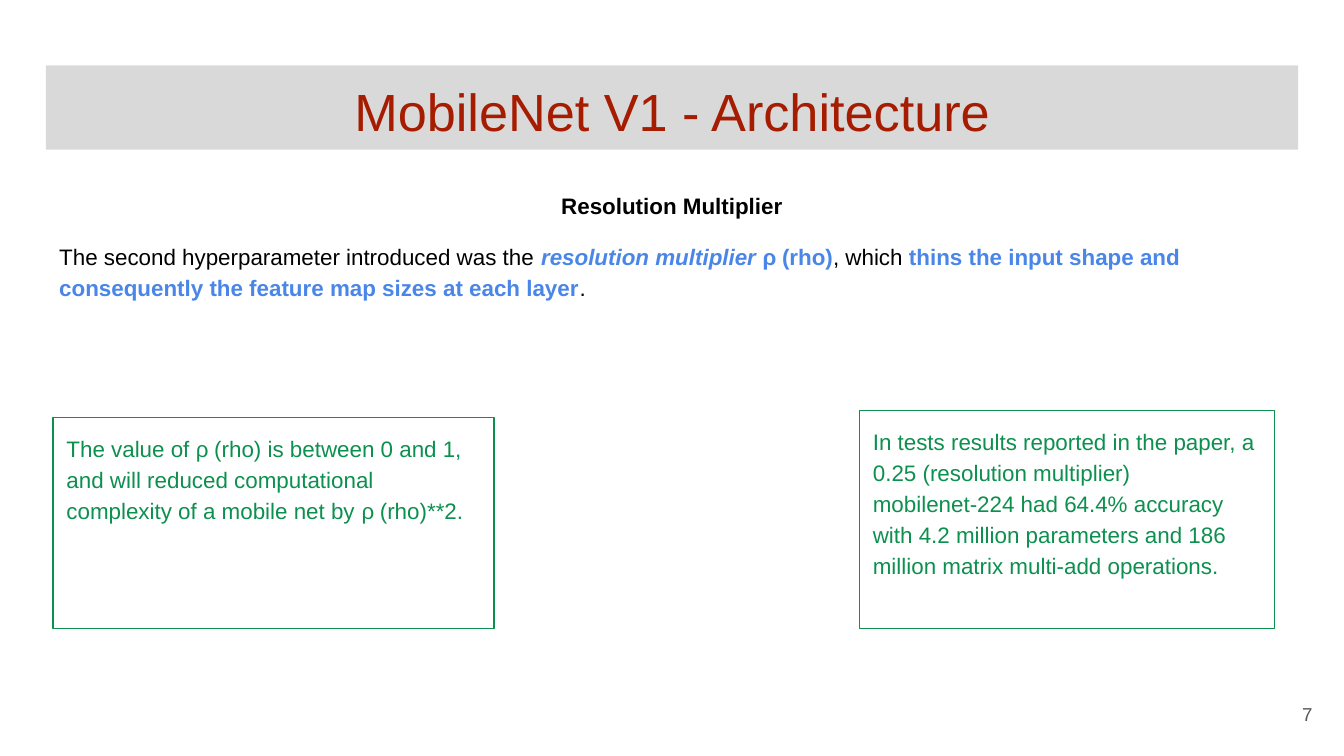
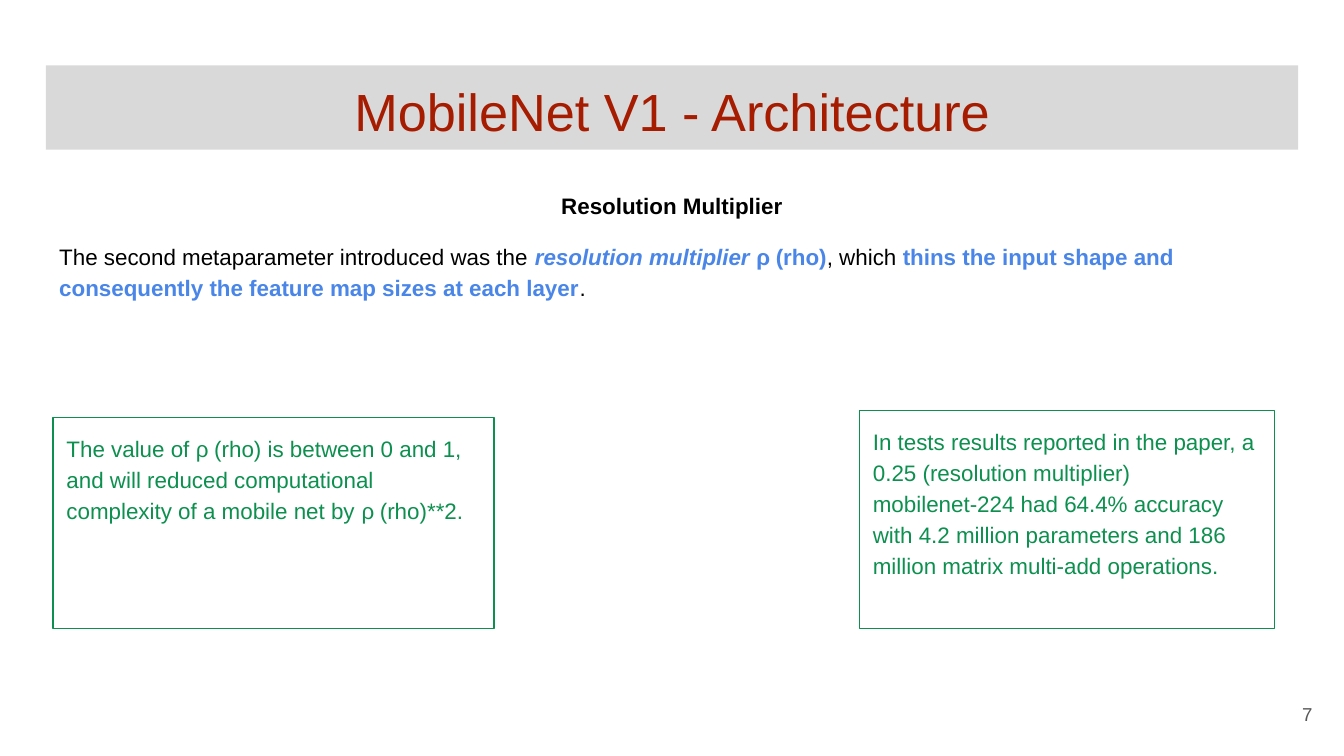
Before and after one commit to GoogleCloudPlatform/keras-idiomatic-programmer, a slide deck: slide 7 of books/deep-learning-design-patterns/Workshops/Junior/Deep Learning Design Patterns - Workshop - Chapter 4.pptx. Drawn at 1344x756 pixels with LibreOffice and Linux fonts; fonts in the diff are those of the drawing. Boxes give left, top, right and bottom in pixels: in the first picture for what was removed or moved away, otherwise in the second. Text is boxed around its words. In the diff, an @@ line names an element or a change of style, - is before the commit and + after.

```diff
--- a/books/deep-learning-design-patterns/Workshops/Junior/Deep Learning Design Patterns - Workshop - Chapter 4.pptx
+++ b/books/deep-learning-design-patterns/Workshops/Junior/Deep Learning Design Patterns - Workshop - Chapter 4.pptx
@@ text at (59, 248, 1174, 301): text changed @@
-The second hyperparameter introduced was the resolution multiplier ρ (rho), which thins the input shape and consequently the feature map sizes at each layer.
+The second metaparameter introduced was the resolution multiplier ρ (rho), which thins the input shape and consequently the feature map sizes at each layer.
```
Also in this commit, not shown: 7 other slides changed.
